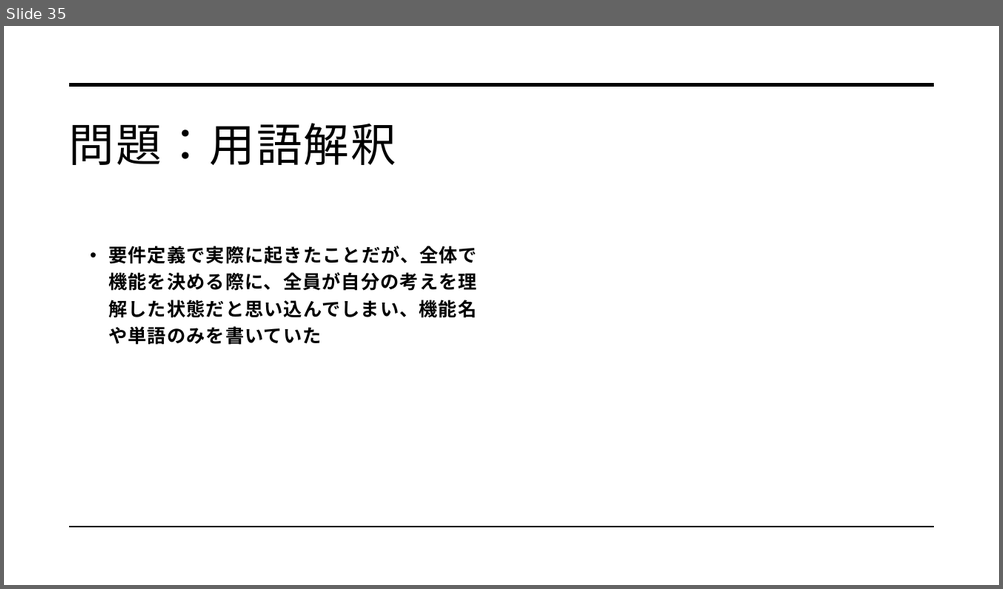
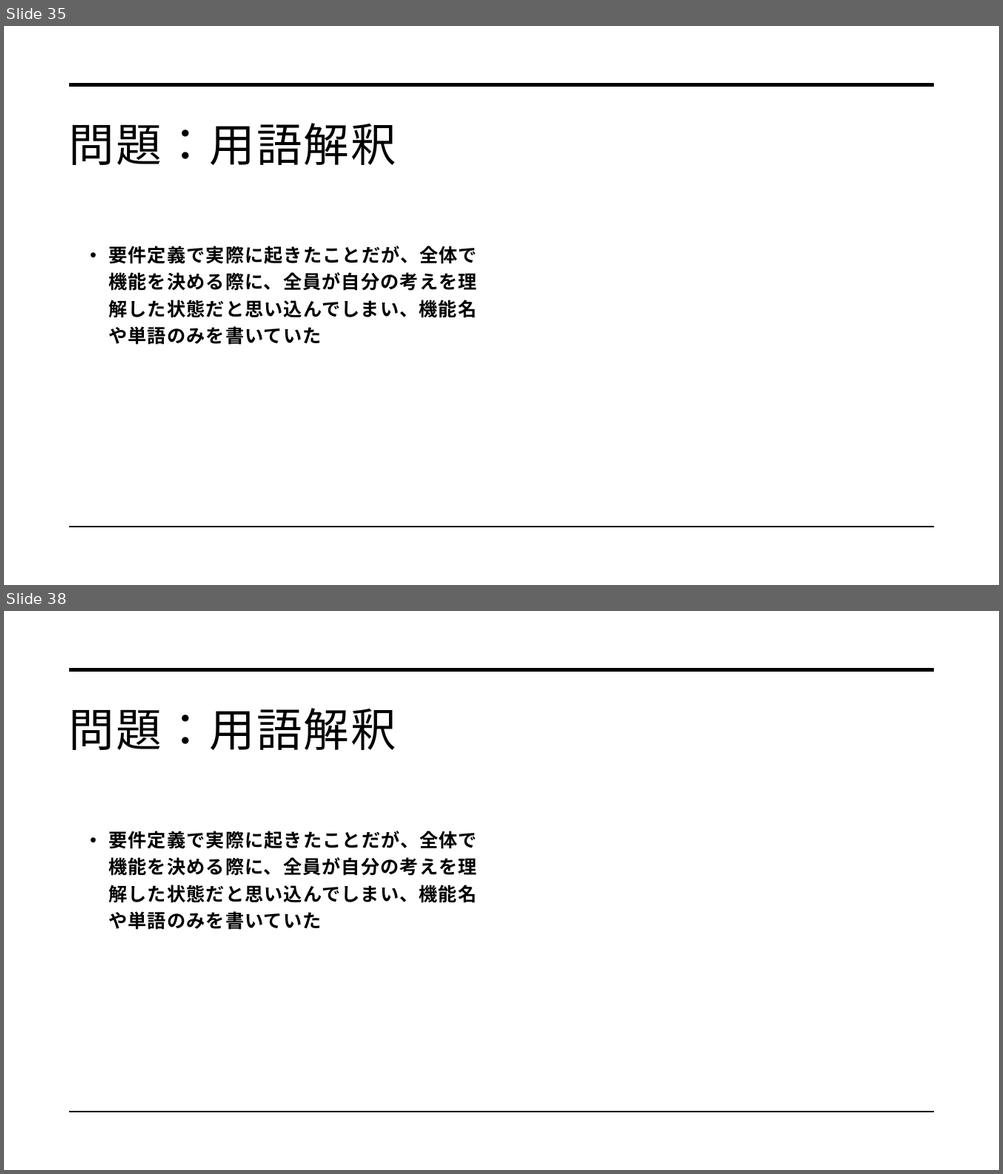
Before and after one commit to dojo2022/C-3, a slide deck: C-3_配布資料/0630_C3_発表資料.pptx. Shown one above the other, each under a label of ours: slide 35 before the commit, slides 35 and 38 after it; the slides between them are not shown. The pictures are 1003x589 and 1003x1174 pixels, drawn with LibreOffice and Linux fonts; fonts in the diff are those of the drawing. Boxes give left, top, right and bottom in pixels: in the first picture for what was removed or moved away, otherwise in the second. Text is boxed around its words. In the diff, an @@ line names an element or a change of style, - is before the commit and + after.

```diff
--- a/C-3_配布資料/0630_C3_発表資料.pptx
+++ b/C-3_配布資料/0630_C3_発表資料.pptx
@@ slide 38 added at (4,611,999,1170), background #FFFFFF; not listed: 2 template elements that a slide beside it also shows @@
@@ title added at (69,708,396,750), 44 pt, text #000000 @@
+問題：用語解釈
@@ text added at (108,831,477,930), 18 pt, text #000000, bold @@
+• 要件定義で実際に起きたことだが、全体で機能を決める際に、全員が自分の考えを理解した状態だと思い込んでしまい、機能名や単語のみを書いていた
```
Also in this commit, not shown: 3 other slides added.
